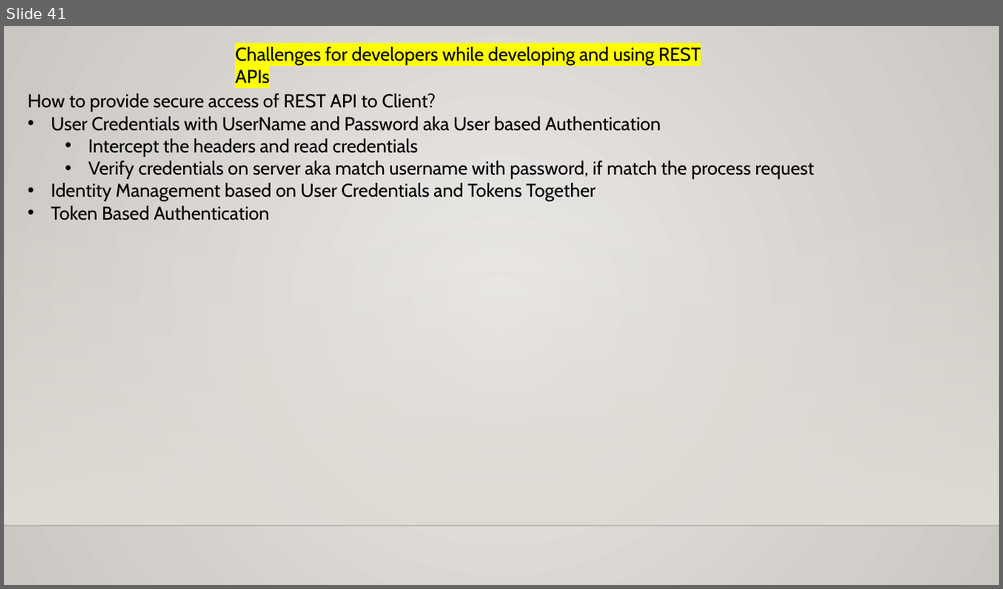
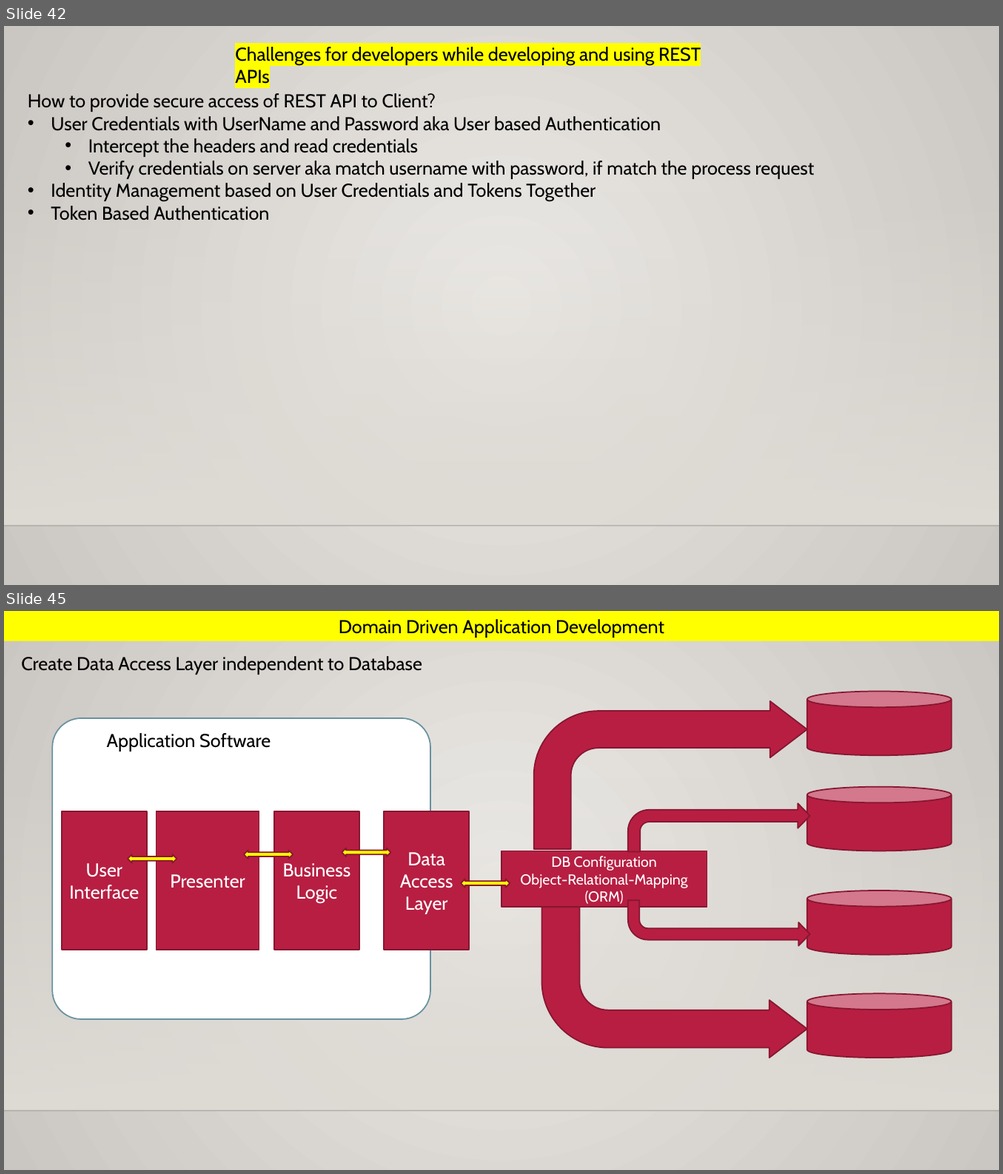
Before and after one commit to maheshsabnis/blazejan2021, a slide deck: Training_Notes_PPTs.pptx. Shown one above the other, each under a label of ours: slide 41 before the commit, slides 42 and 45 after it; the slides between them are not shown. The pictures are 1003x589 and 1003x1174 pixels, drawn with LibreOffice and Linux fonts; fonts in the diff are those of the drawing; background and template pictures are left out. Boxes give left, top, right and bottom in pixels: in the first picture for what was removed or moved away, otherwise in the second. Text is boxed around its words. In the diff, an @@ line names an element or a change of style, - is before the commit and + after.

```diff
--- a/Training_Notes_PPTs.pptx
+++ b/Training_Notes_PPTs.pptx
@@ slide 45 added at (4, 611, 999, 1170), background gradient #ECEAE7 to #CAC7C1; not listed: 2 template elements that a slide beside it also shows @@
@@ rectangle added at (4, 611, 999, 641), fill #FFFF00, 18 pt, text #000000 @@
+Domain Driven Application Development
@@ text added at (21, 656, 422, 675), 18 pt, text #000000 @@
+Create Data Access Layer independent to Database
@@ cylinder added at (807, 692, 950, 756), fill #B71E42, outline #871631 1.25 pt @@
@@ rounded rectangle added at (53, 718, 431, 1020), fill #FFFFFF, outline #6892A0 1.25 pt @@
@@ bent arrow added at (534, 701, 807, 849), fill #B71E42, outline #871631 1.25 pt @@
@@ text added at (107, 733, 270, 752), 18 pt, text #000000 @@
+Application Software
@@ cylinder added at (807, 787, 950, 851), fill #B71E42, outline #871631 1.25 pt @@
@@ bent arrow added at (628, 803, 810, 852), fill #B71E42, outline #871631 1.25 pt @@
@@ rectangle added at (62, 812, 147, 951), fill #B71E42, outline #871631 1.25 pt, 18 pt, text #FFFFFF @@
+User
+Interface
@@ rectangle added at (156, 812, 259, 951), fill #B71E42, outline #871631 1.25 pt, 18 pt, text #FFFFFF @@
+Presenter
@@ rectangle added at (274, 812, 359, 951), fill #B71E42, outline #871631 1.25 pt, 18 pt, text #FFFFFF @@
+Business
+Logic
@@ rectangle added at (384, 812, 469, 951), fill #B71E42, outline #871631 1.25 pt, 18 pt, text #FFFFFF @@
+Data
+Access
+Layer
@@ left right arrow added at (244, 851, 293, 859), fill #FFFF00, outline #871631 1.25 pt @@
@@ left right arrow added at (342, 849, 391, 857), fill #FFFF00, outline #871631 1.25 pt @@
@@ rectangle added at (502, 851, 707, 907), fill #B71E42, outline #871631 1.25 pt, 14 pt, text #FFFFFF @@
+DB Configuration
+Object-Relational-Mapping (ORM)
@@ left right arrow added at (128, 855, 177, 863), fill #FFFF00, outline #871631 1.25 pt @@
@@ left right arrow added at (461, 880, 510, 888), fill #FFFF00, outline #871631 1.25 pt @@
@@ cylinder added at (807, 891, 950, 955), fill #B71E42, outline #871631 1.25 pt @@
@@ bent arrow added at (542, 907, 807, 1058), fill #B71E42, outline #871631 1.25 pt @@
@@ bent arrow added at (628, 900, 810, 946), fill #B71E42, outline #871631 1.25 pt @@
@@ cylinder added at (807, 994, 950, 1058), fill #B71E42, outline #871631 1.25 pt @@
@@ what was slide 41 is now slide 42 @@
```
Also in this commit, not shown: 1 slide changed, 4 other slides added, 14 other files.
